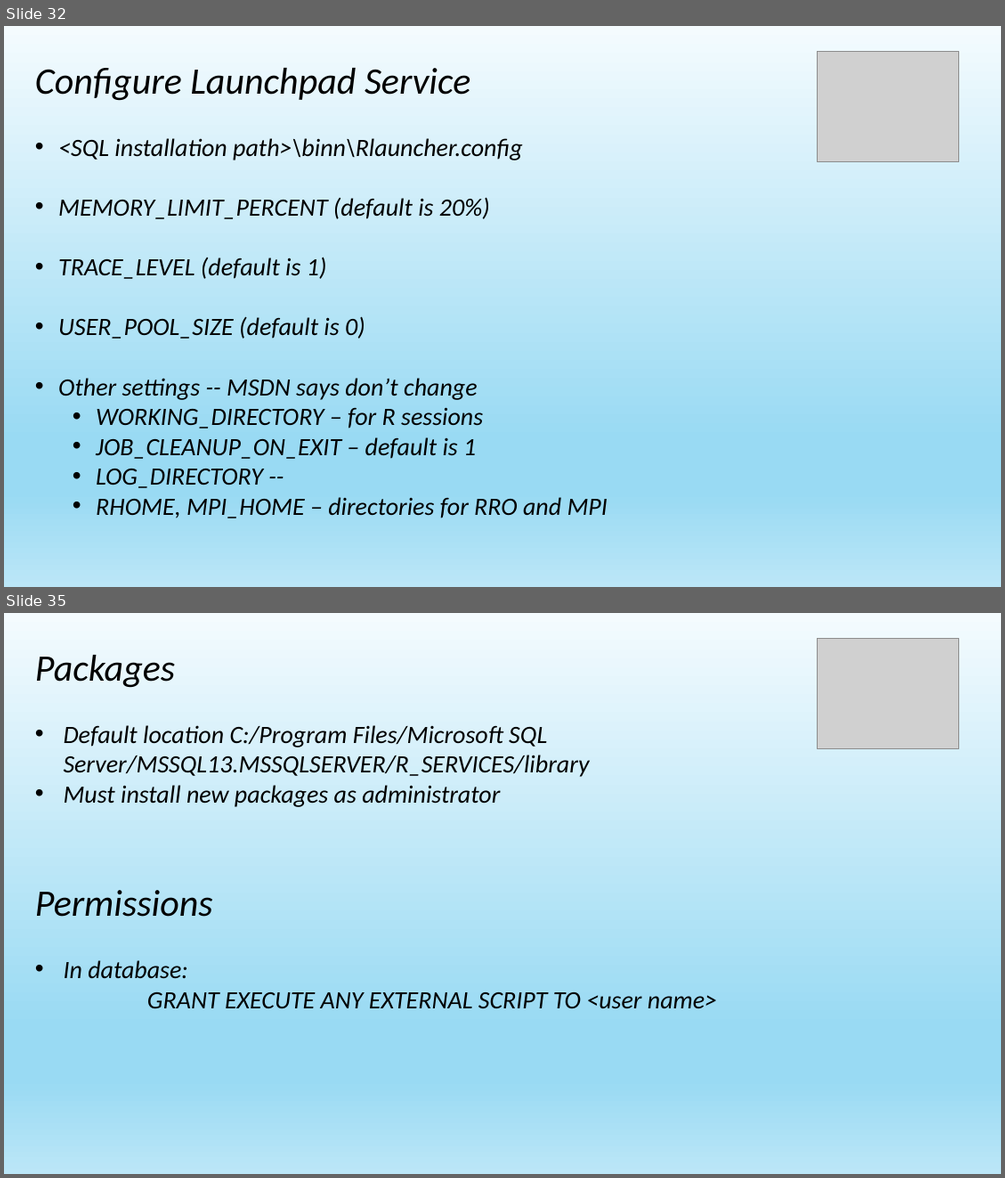
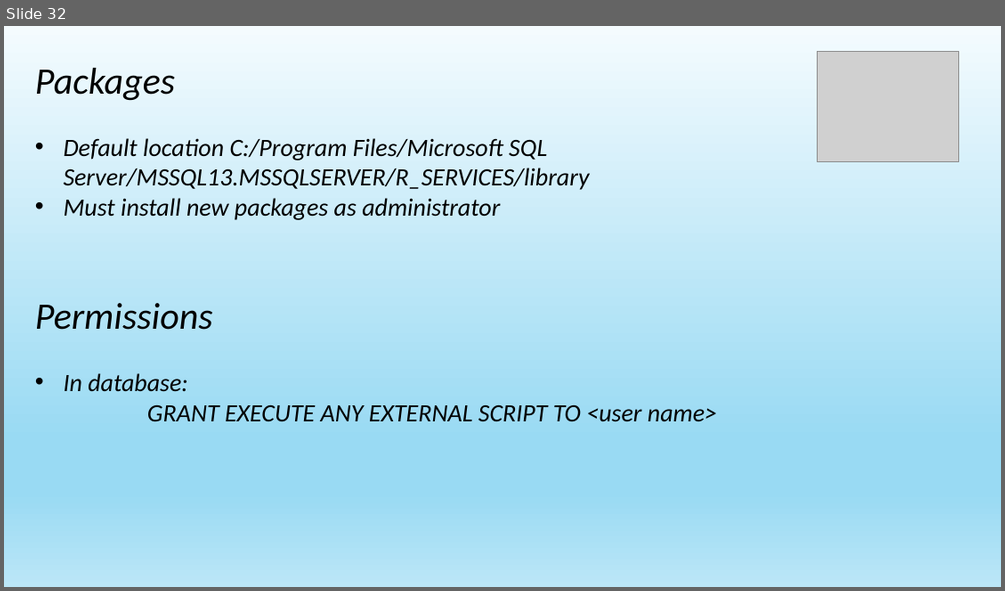
Before and after one commit to jayape/FoxPass, a slide deck: R Session.pptx. Shown one above the other, each under a label of ours: slides 32 and 35 before the commit, slide 32 after it; the slides between them are not shown. The pictures are 1005x1178 and 1005x591 pixels, drawn with LibreOffice and Linux fonts; fonts in the diff are those of the drawing; grey boxes stand for pictures. Boxes give left, top, right and bottom in pixels: in the first picture for what was removed or moved away, otherwise in the second. Text is boxed around its words. In the diff, an @@ line names an element or a change of style, - is before the commit and + after.

```diff
--- a/R Session.pptx
+++ b/R Session.pptx
@@ slide 32 removed at (x1=4, y1=26, x2=1001, y2=587), background gradient #F4FBFE to #99DAF3 to #BBE6F7 @@
@@ picture removed at (x1=817, y1=52, x2=959, y2=161) @@
@@ text removed at (x1=35, y1=68, x2=607, y2=518) @@
-Configure Launchpad Service
-• <SQL installation path>\binn\Rlauncher.config
-• MEMORY_LIMIT_PERCENT (default is 20%)
-• TRACE_LEVEL (default is 1)
-• USER_POOL_SIZE (default is 0)
-• Other settings -- MSDN says don’t change
-  • WORKING_DIRECTORY – for R sessions
-  • JOB_CLEANUP_ON_EXIT – default is 1
-  • LOG_DIRECTORY --
-  • RHOME, MPI_HOME – directories for RRO and MPI
@@ what was slide 35 is now slide 32 @@
```
Also in this commit, not shown: 2 other slides removed, 2 other files.
